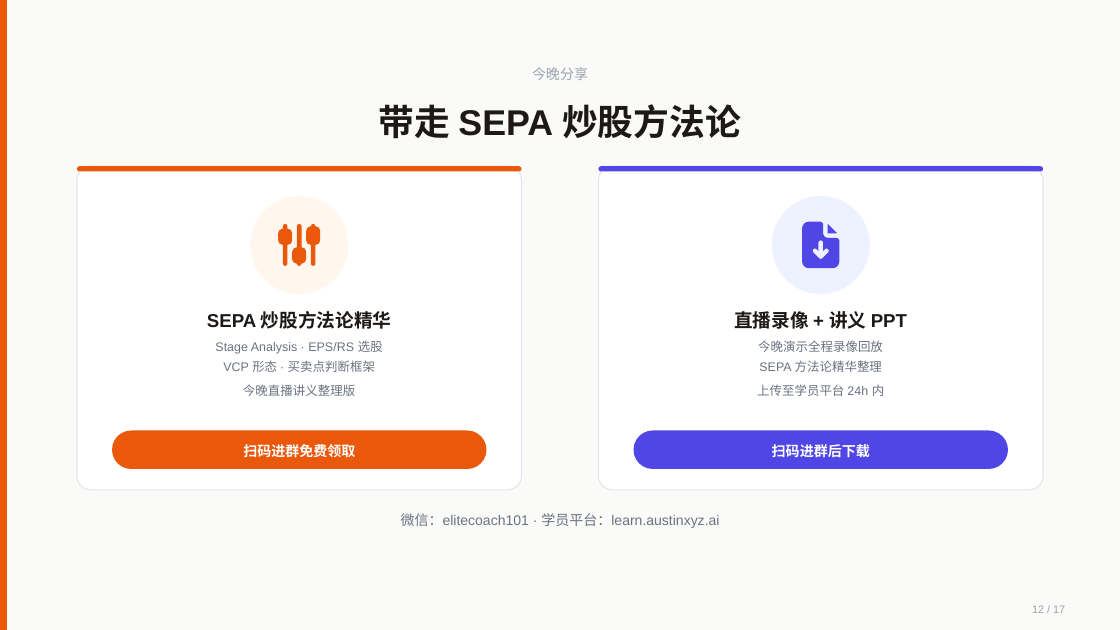
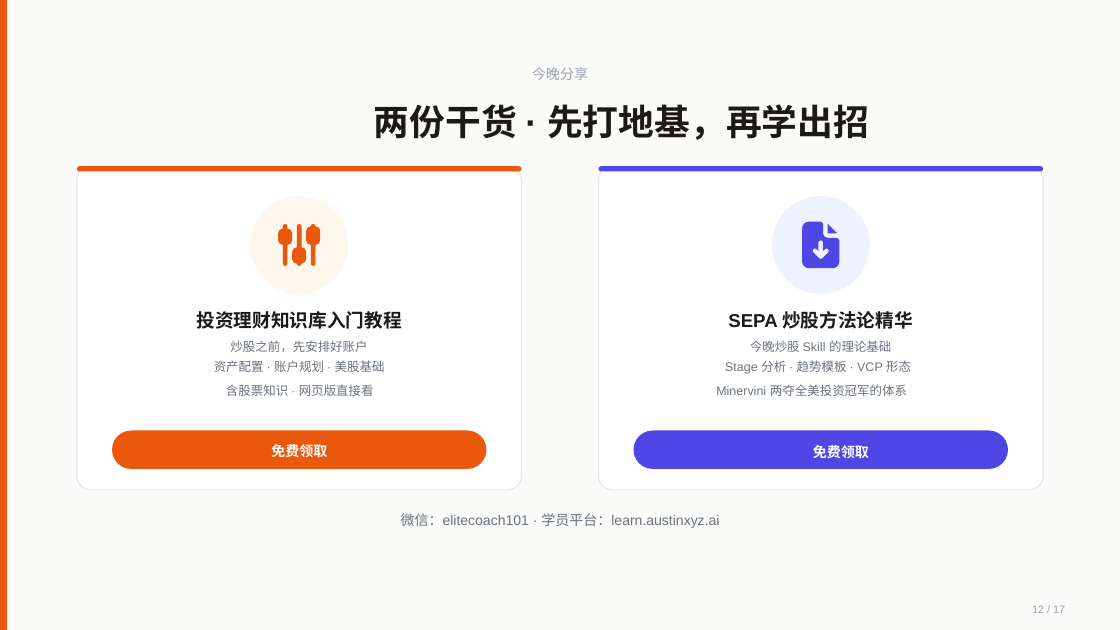
Before and after one commit to austinxyz/course-portal, a slide deck: slide 12 of dl/webinar-s4-stock-0717.pptx. Drawn at 1120x630 pixels with LibreOffice and Linux fonts; fonts in the diff are those of the drawing. Boxes give left, top, right and bottom in pixels: in the first picture for what was removed or moved away, otherwise in the second. Text is boxed around its words. In the diff, an @@ line names an element or a change of style, - is before the commit and + after.

```diff
--- a/dl/webinar-s4-stock-0717.pptx
+++ b/dl/webinar-s4-stock-0717.pptx
@@ text added at <box>374,104,869,140</box>, 23 pt, text #1C1917, bold @@
+两份干货 · 先打地基，再学出招
@@ text removed at <box>379,104,741,139</box> @@
-带走 SEPA 炒股方法论
@@ text added at <box>197,311,402,329</box>, 12 pt, text #1C1917, bold @@
+投资理财知识库入门教程
@@ text "SEPA 炒股方法论精华": place and size @@
-text "SEPA 炒股方法论精华" at <box>207,311,392,329</box>
+text "SEPA 炒股方法论精华" at <box>728,311,913,329</box>
@@ text removed at <box>734,311,907,329</box> @@
-直播录像 + 讲义 PPT
@@ text at <box>230,340,367,352</box>: text changed @@
-Stage Analysis · EPS/RS 选股
+炒股之前，先安排好账户
@@ text at <box>750,340,891,352</box>: text changed @@
-今晚演示全程录像回放
+今晚炒股 Skill 的理论基础
@@ text at <box>214,360,385,372</box>: text changed @@
-VCP 形态 · 买卖点判断框架
+资产配置 · 账户规划 · 美股基础
@@ text added at <box>226,384,374,396</box>, 8 pt, text #6B7280 @@
+含股票知识 · 网页版直接看
@@ text removed at <box>243,384,355,396</box> @@
-今晚直播讲义整理版
@@ text added at <box>716,384,907,396</box>, 8 pt, text #6B7280 @@
+Minervini 两夺全美投资冠军的体系
@@ text added at <box>725,360,911,374</box>, 8 pt, text #6B7280 @@
+Stage 分析 · 趋势模板 · VCP 形态
@@ text removed at <box>757,384,884,396</box> @@
-上传至学员平台 24h 内
@@ text removed at <box>759,360,882,372</box> @@
-SEPA 方法论精华整理
@@ text at <box>271,442,327,460</box>: text changed @@
-扫码进群免费领取
+免费领取
@@ text removed at <box>772,444,870,457</box> @@
-扫码进群后下载
@@ text added at <box>813,445,869,458</box>, 9 pt, text #FFFFFF, bold @@
+免费领取
```
Also in this commit, not shown: 6 other slides changed, 4 other files.
